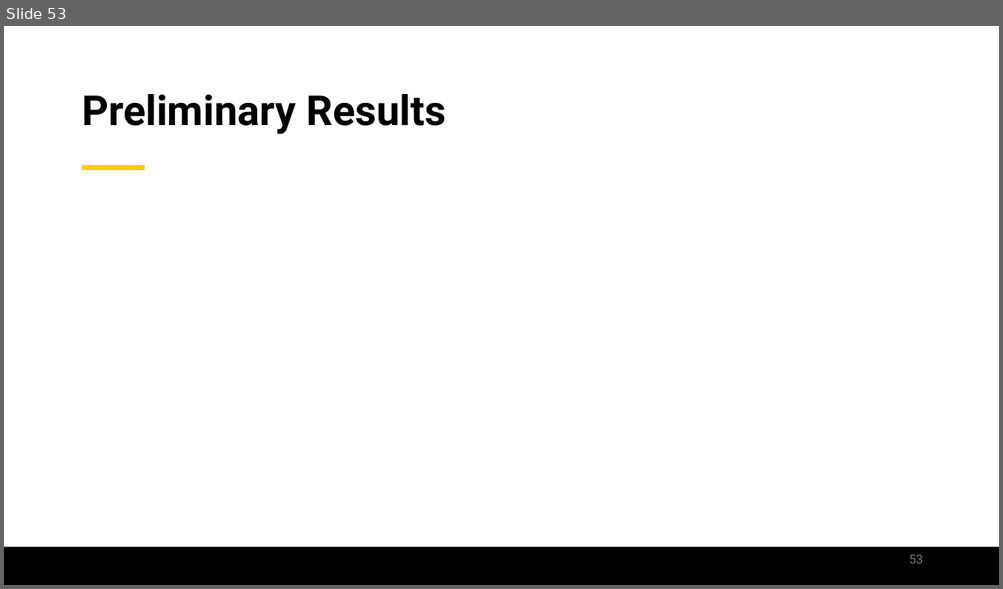
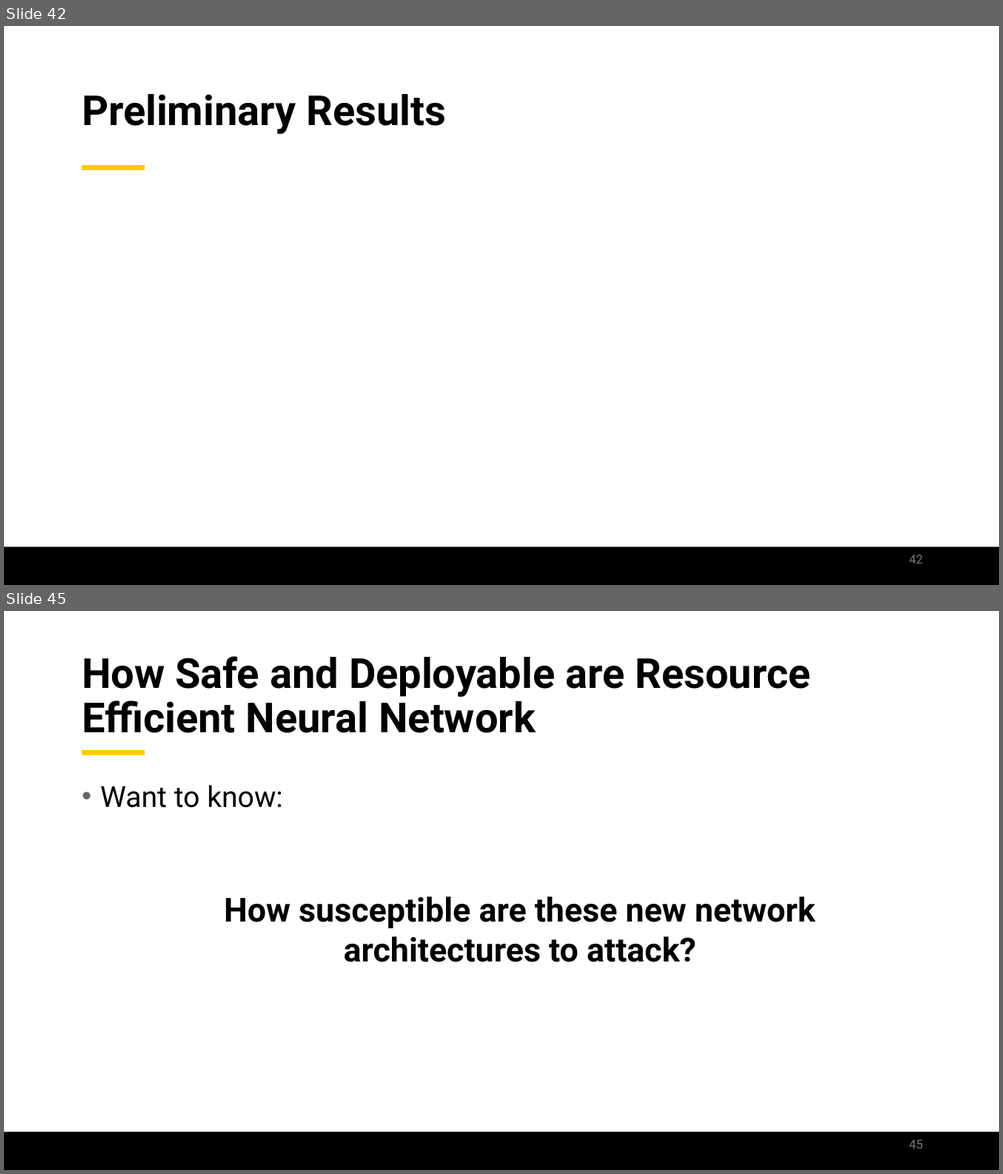
Before and after one commit to jamilgafur/Presentation, a slide deck: Presentation.pptx. Shown one above the other, each under a label of ours: slide 53 before the commit, slides 42 and 45 after it; the slides between them are not shown. The pictures are 1003x589 and 1003x1174 pixels, drawn with LibreOffice and Linux fonts; fonts in the diff are those of the drawing; background and template pictures are left out. Boxes give left, top, right and bottom in pixels: in the first picture for what was removed or moved away, otherwise in the second. Text is boxed around its words. In the diff, an @@ line names an element or a change of style, - is before the commit and + after.

```diff
--- a/Presentation.pptx
+++ b/Presentation.pptx
@@ slide 45 added at <box>4,611,999,1170</box>, background #FFFFFF; not listed: 2 template elements that a slide beside it also shows @@
@@ title added at <box>82,656,811,733</box>, 40 pt, text #000000, bold @@
+How Safe and Deployable are Resource Efficient Neural Network
@@ text added at <box>100,785,283,808</box>, 28 pt, text #000000 @@
+• Want to know:
@@ text added at <box>224,897,815,963</box>, 32 pt, text #000000, bold @@
+  How susceptible are these new network architectures to attack?
@@ page number added at <box>909,1140,923,1149</box>, 12 pt, text #797979 @@
+45
@@ what was slide 53 is now slide 42 @@
@@ page number at <box>909,555,923,564</box>: text changed @@
-53
+42
```
Also in this commit, not shown: 16 slides changed, 7 other slides added, 15 slides removed.
